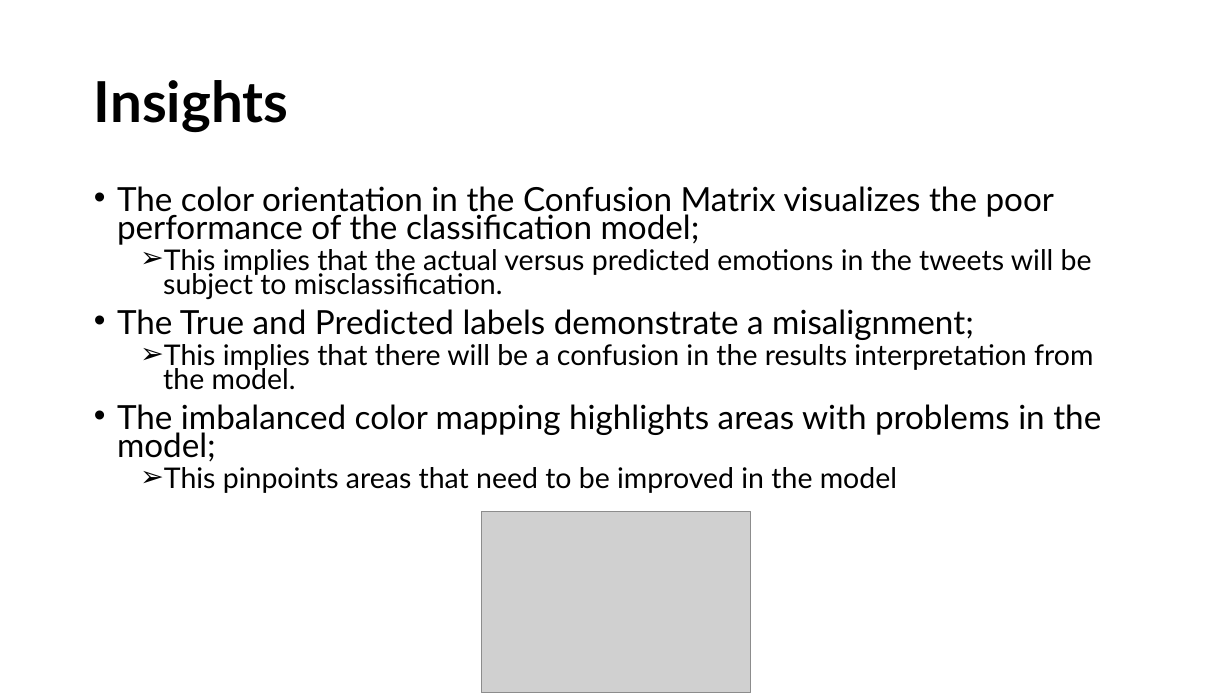
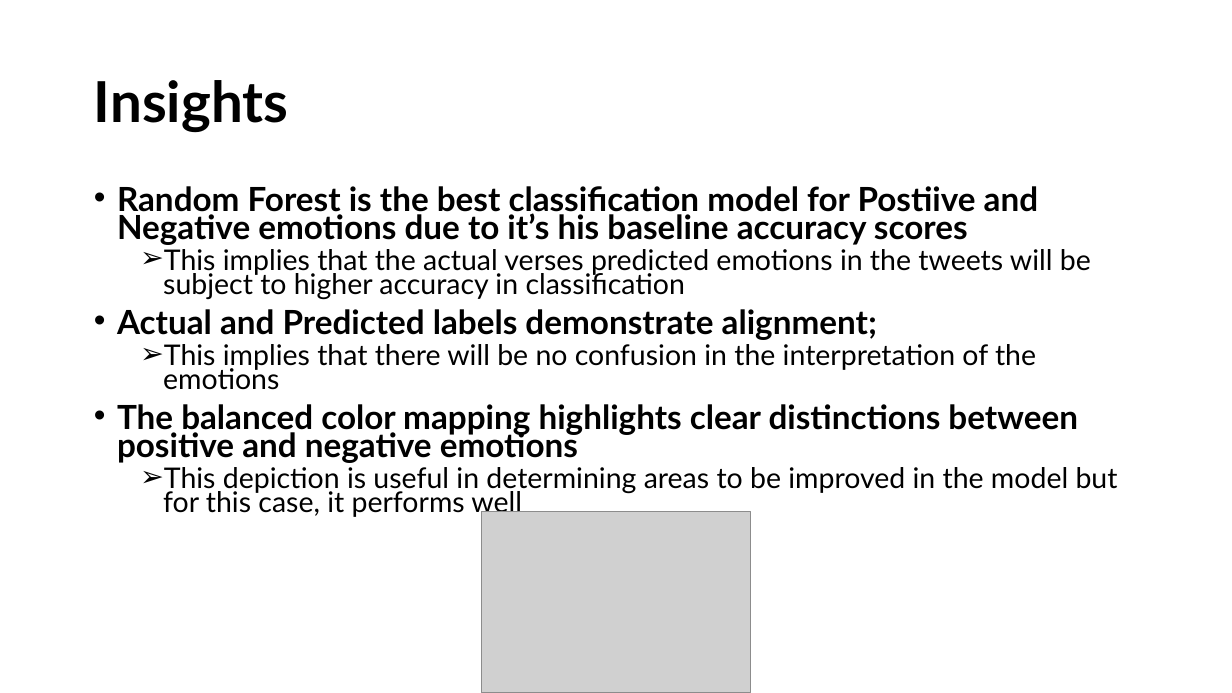
Before and after one commit to reagan-adajo/Phase_4, a slide deck: slide 11 of presentation.pptx (slide 9 before the commit). Drawn at 1232x693 pixels with LibreOffice and Linux fonts; fonts in the diff are those of the drawing; grey boxes stand for pictures. Boxes give left, top, right and bottom in pixels: in the first picture for what was removed or moved away, otherwise in the second. Text is boxed around its words. In the diff, an @@ line names an element or a change of style, - is before the commit and + after.

```diff
--- a/presentation.pptx
+++ b/presentation.pptx
@@ text at (117, 186, 1118, 517): text changed @@
-• The color orientation in the Confusion Matrix visualizes the poor performance of the classification model;
-  ➢ This implies that the actual versus predicted emotions in the tweets will be subject to misclassification.
-• The True and Predicted labels demonstrate a misalignment;
-  ➢ This implies that there will be a confusion in the results interpretation from the model.
-• The imbalanced color mapping highlights areas with problems in the model;
-  ➢ This pinpoints areas that need to be improved in the model
+• Random Forest is the best classification model for Postiive and Negative emotions due to it’s his baseline accuracy scores
+  ➢ This implies that the actual verses predicted emotions in the tweets will be subject to higher accuracy in classification
+• Actual and Predicted labels demonstrate alignment;
+  ➢ This implies that there will be no confusion in the interpretation of the emotions
+• The balanced color mapping highlights clear distinctions between positive and negative emotions
+  ➢ This depiction is useful in determining areas to be improved in the model but for this case, it performs well
```
Also in this commit, not shown: 5 other slides changed, 3 slides added, 1 slide removed, 10 other files.
